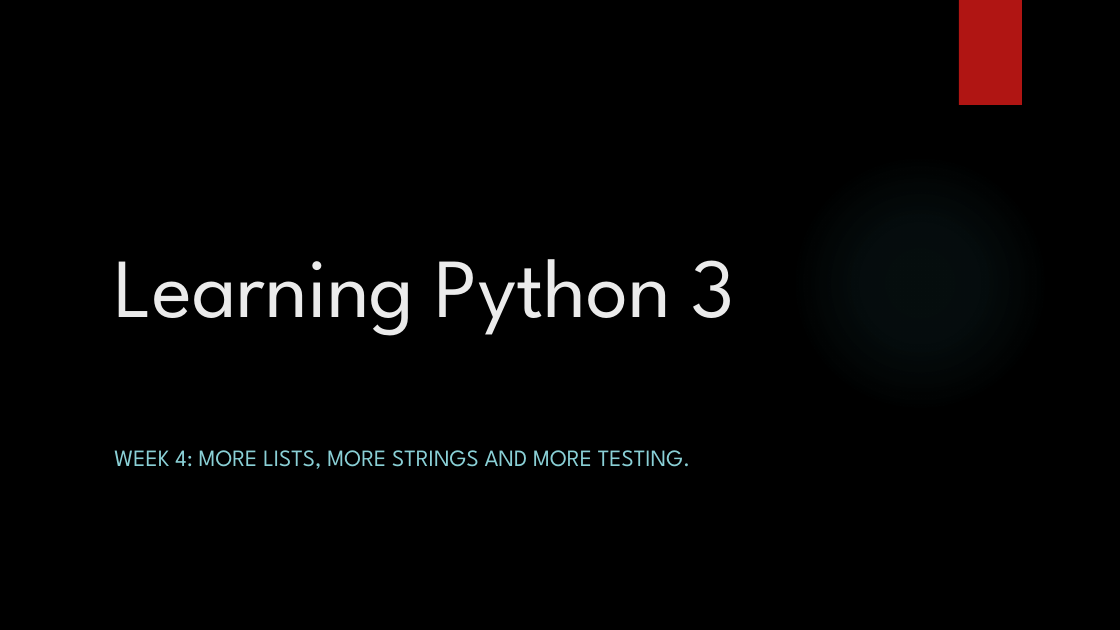
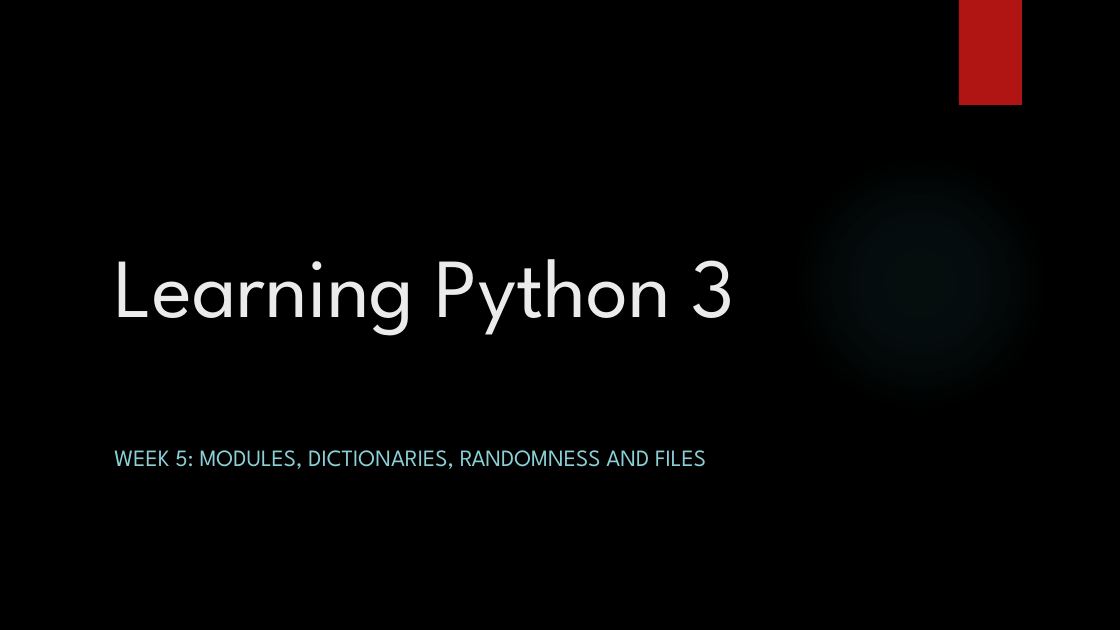
Before and after one commit to davidgroves/DGM_Tutorials, a slide deck: slide 1 of week5/week5.pptx. Drawn at 1120x630 pixels with LibreOffice and Linux fonts; fonts in the diff are those of the drawing; background and template pictures are left out. Boxes give left, top, right and bottom in pixels: in the first picture for what was removed or moved away, otherwise in the second. Text is boxed around its words. In the diff, an @@ line names an element or a change of style, - is before the commit and + after.

```diff
--- a/week5/week5.pptx
+++ b/week5/week5.pptx
@@ subtitle at (114,450,706,469): text changed @@
-WEEK 4: MORE LISTS, MORE STRINGS AND MORE TESTING.
+WEEK 5: MODULES, DICTIONARIES, RANDOMNESS AND FILES
```
Also in this commit, not shown: 24 other files.
